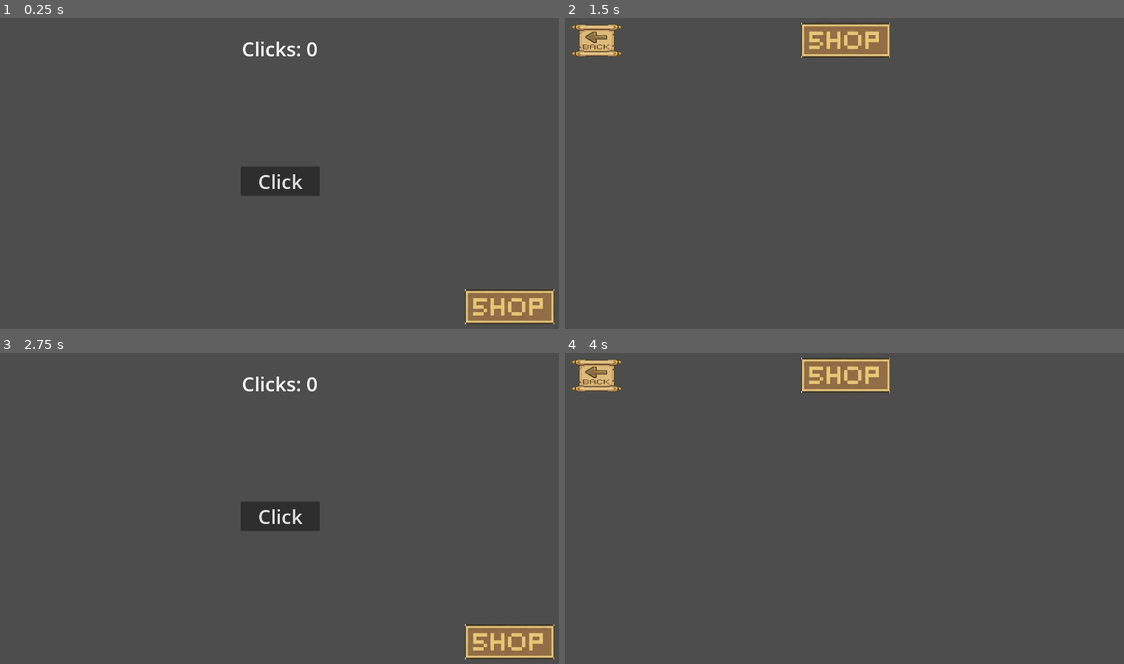
Above: before the commit, frames 1-4 (two rows, left to right).
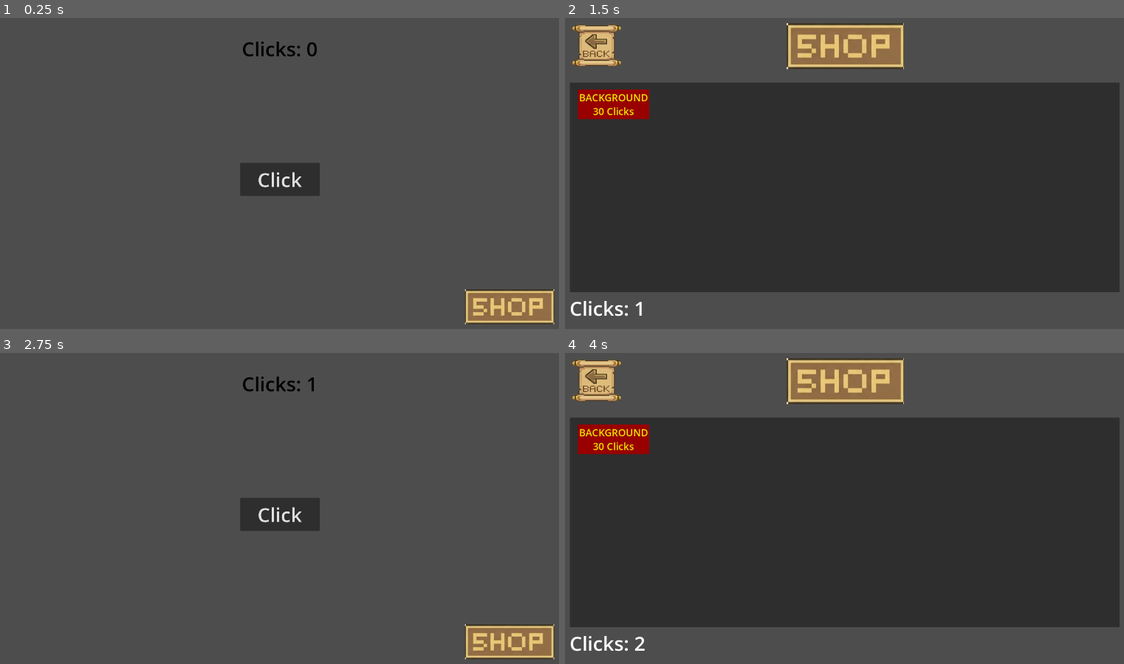
Above: after the commit, the same moments.

Repository: yusuferdembasdemir/ClickPath_via_godot
Game: Godot game, scene res://scenes/main.tscn
Two runs of this game, one before a commit and one after it. Both use one fixed random seed, a clock stepped at 60 frames per second and the inputs below.
Inputs (mouse positions are in pixels of both pictures, inside the frame that each line leads up to; where the layout moved, square brackets give the same spot in the first picture):
- Up to frame 1 (0.25 s): no input
- Up to frame 2 (1.5 s): click "Click" at 0.5 s; click (1073, 307) at 1.25 s
- Up to frame 3 (2.75 s): click (33, 380) [33, 374] at 2 s
- Up to frame 4 (4 s): click "Click" at 2.75 s; click (1073, 642) at 3.5 s

The runs differ from the first frame. In frame 1, 0.6% of the frame differs, in the area x 42-58%, y 7-57%; in frame 2, 69%; in frame 3, 0.6%; in frame 4, 69%, in the area x 0-100%, y 1-96%.

Commit message:
Shop 2/2,Bugfixed

Diff:
--- /dev/null
+++ b/codes/global.gd
@@ -0,0 +1,4 @@
+extends Node
+
+var bg_unlocked = false # Check if the background is purchased,yay
+var click_count = 0 # Current total clicks,make this 1m value plsss
--- a/codes/main.gd
+++ b/codes/main.gd
@@ -1,30 +1,29 @@
 extends Node2D
-
-# Current click count,do this 'more and moreee'
-var click_count = 0
-
+#welcome there!!
 func _ready():
 	update_label()
+	# Apply background visibility based on global status
+	if global.bg_unlocked == true:
+		$BGLayer/Bg.visible = true
+	else:
+		$BGLayer/Bg.visible = false
 
 func _on_button_pressed():
-	# Store the current digit count
-	var previous_digit_count = str(click_count).length()
+	# Store the digit count before incrementing
+	var previous_digit_count = str(global.click_count).length()
 
-	# Increment the count
-	click_count += 1
-	$Label.text = "Clicks: " + str(click_count)
+	global.click_count += 1
+	update_label()
 
-	# Check the new digit count (e.g., 10 is 2 digits)
-	var current_digit_count = str(click_count).length()
+	# Check if the number of digits increased
+	var current_digit_count = str(global.click_count).length()
 
-	# If digit count increased, move the UI to the left
 	if current_digit_count > previous_digit_count:
 		$Label.position.x -= 15
 
 func update_label():
-	$Label.text = "Clicks: " + str(click_count)
-
+	$Label.text = "Clicks: " + str(global.click_count)
 
 func _on_shopbutton_pressed() -> void:
-	#Doin this in 1.30 am n I am so tired,this code goes to shop part
+	# Switch to shop scene
 	get_tree().change_scene_to_file("res://scenes/shopsceene.tscn")
--- /dev/null
+++ b/codes/shopsceene.gd
@@ -0,0 +1,32 @@
+extends Node2D
+
+func _ready():
+	update_label()
+	# Check if the button should exist when entering the shop
+	if global.bg_unlocked == true:
+		# Using find_child for safety in case the node path is slightly different
+		var btn = find_child("BG_Button")
+		if btn:
+			btn.queue_free()
+
+func _on_button_pressed() -> void:
+	# Back to main scene
+	get_tree().change_scene_to_file("res://scenes/main.tscn")
+
+func update_label():
+	$Label.text = "Clicks: " + str(global.click_count)
+
+func _on_bg_button_pressed() -> void:
+	# Logic for purchasing the background
+	if global.click_count >= 30:
+		global.click_count -= 30
+		global.bg_unlocked = true # Save the purchase state
+
+		# Remove only the button, not the whole scene
+		if has_node("BG_Button"):
+			$BG_Button.queue_free()
+
+		update_label() # Refresh UI immediately
+		print("bg un loc ked")
+	else:
+		print("Not enough clicks yet mannn!")
--- a/project.godot
+++ b/project.godot
@@ -15,10 +15,18 @@
 config/features=PackedStringArray("4.6", "Mobile")
 config/icon="res://art/icon.svg"
 
+[autoload]
+
+global="*uid://dqkul7fd8viso"
+
 [display]
 
 window/size/viewport_width=1920
 window/size/viewport_height=1080
+
+[editor]
+
+version_control/autoload_on_startup=true
 
 [physics]
 
--- a/scenes/main.tscn
+++ b/scenes/main.tscn
@@ -2,6 +2,7 @@
 
 [ext_resource type="Script" uid="uid://dd3n1spiul0b" path="res://codes/main.gd" id="1_o5qli"]
 [ext_resource type="Texture2D" uid="uid://b2du4m6hygmbp" path="res://art/ucheta.PNG" id="2_0wfyh"]
+[ext_resource type="Texture2D" uid="uid://drxmalgx0n54g" path="res://art/bacg.png" id="3_sugp2"]
 
 [node name="Main" type="Node2D" unique_id=515319257]
 script = ExtResource("1_o5qli")
@@ -14,8 +15,8 @@
 anchor_top = 0.5
 anchor_right = 0.5
 anchor_bottom = 0.5
-offset_left = -128.5
-offset_top = -48.0
+offset_left = -130.0
+offset_top = -60.0
 offset_right = 128.5
 offset_bottom = 48.0
 grow_horizontal = 2
@@ -28,17 +29,18 @@
 offset_top = -477.0
 offset_right = 68.0
 offset_bottom = -389.0
+theme_override_colors/font_color = Color(0, 0, 0, 1)
 theme_override_font_sizes/font_size = 64
 text = "Clicks:"
 
-[node name="TextureRect" type="TextureRect" parent="." unique_id=564312447]
+[node name="ShopButton" type="TextureRect" parent="." unique_id=564312447]
 offset_left = 601.0
 offset_top = 353.0
 offset_right = 891.0
 offset_bottom = 467.0
 texture = ExtResource("2_0wfyh")
 
-[node name="Button" type="Button" parent="TextureRect" unique_id=1937296369]
+[node name="Button" type="Button" parent="ShopButton" unique_id=1937296369]
 layout_mode = 0
 offset_left = 2.0
 offset_top = 2.0
@@ -46,6 +48,19 @@
 offset_bottom = 111.0
 flat = true
 
+[node name="BGLayer" type="CanvasLayer" parent="." unique_id=132377277]
+layer = -1
+
+[node name="Bg" type="TextureRect" parent="BGLayer" unique_id=1945160622]
+self_modulate = Color(0.69, 0.69, 0.69, 1)
+offset_left = -41.0
+offset_top = -87.0
+offset_right = 1925.0
+offset_bottom = 1107.0
+texture = ExtResource("3_sugp2")
+expand_mode = 1
+stretch_mode = 6
+
 [connection signal="pressed" from="ClickButton" to="." method="_on_mainclick_button_pressed"]
 [connection signal="pressed" from="ClickButton" to="." method="_on_button_pressed"]
-[connection signal="pressed" from="TextureRect/Button" to="." method="_on_shopbutton_pressed"]
+[connection signal="pressed" from="ShopButton/Button" to="." method="_on_shopbutton_pressed"]
--- a/scenes/shopsceene.gd
+++ /dev/null
@@ -1,4 +0,0 @@
-extends Node2D
-
-func _on_button_pressed() -> void:
-	get_tree().change_scene_to_file("res://scenes/main.tscn")
--- a/scenes/shopsceene.tscn
+++ b/scenes/shopsceene.tscn
@@ -1,23 +1,27 @@
 [gd_scene format=3 uid="uid://c6mvub2i3wmek"]
 
-[ext_resource type="Script" uid="uid://rq8i3slqjmcr" path="res://scenes/shopsceene.gd" id="1_4n0su"]
+[ext_resource type="Script" uid="uid://rq8i3slqjmcr" path="res://codes/shopsceene.gd" id="1_4n0su"]
 [ext_resource type="Texture2D" uid="uid://b2du4m6hygmbp" path="res://art/ucheta.PNG" id="1_7vcoo"]
 [ext_resource type="Texture2D" uid="uid://b1rrh58mndpn" path="res://art/zs-removebg-preview.png" id="2_1oag3"]
+
+[sub_resource type="StyleBoxFlat" id="StyleBoxFlat_4n0su"]
+bg_color = Color(0.6, 0, 0, 1)
 
 [node name="Shopsceene" type="Node2D" unique_id=1451452833]
 script = ExtResource("1_4n0su")
 
 [node name="Camera2D" type="Camera2D" parent="." unique_id=1199194449]
 
-[node name="Ucheta" type="Sprite2D" parent="." unique_id=304713322]
-position = Vector2(1, -460)
+[node name="Title" type="Sprite2D" parent="." unique_id=304713322]
+position = Vector2(1, -441.00003)
+scale = Vector2(1.317, 1.321)
 texture = ExtResource("1_7vcoo")
 
 [node name="Back" type="TextureRect" parent="." unique_id=1758784951]
 offset_left = -894.0
 offset_top = -515.0
 offset_right = -564.0
-offset_bottom = -293.0
+offset_bottom = -227.0
 scale = Vector2(0.5, 0.5)
 texture = ExtResource("2_1oag3")
 
@@ -25,8 +29,35 @@
 layout_mode = 0
 offset_left = 18.0
 offset_top = 8.0
-offset_right = 330.0
-offset_bottom = 218.0
+offset_right = 175.0
+offset_bottom = 144.0
+scale = Vector2(2, 2)
 flat = true
 
+[node name="Panel" type="Panel" parent="." unique_id=271244739]
+offset_left = -896.0
+offset_top = -322.0
+offset_right = 893.0
+offset_bottom = 362.0
+
+[node name="BG_Button" type="Button" parent="." unique_id=1191714280]
+offset_left = -870.0
+offset_top = -300.0
+offset_right = -638.0
+offset_bottom = -202.0
+theme_override_colors/font_color = Color(0.9236369, 0.9089682, 0, 1)
+theme_override_font_sizes/font_size = 32
+theme_override_styles/normal = SubResource("StyleBoxFlat_4n0su")
+text = "BACKGROUND
+30 Clicks"
+
+[node name="Label" type="Label" parent="." unique_id=1091007983]
+offset_left = -897.0
+offset_top = 370.0
+offset_right = -704.0
+offset_bottom = 458.0
+theme_override_font_sizes/font_size = 64
+text = "Clicks:"
+
 [connection signal="pressed" from="Back/Button" to="." method="_on_button_pressed"]
+[connection signal="pressed" from="BG_Button" to="." method="_on_bg_button_pressed"]
Binary file added: art/bacg.png
Not shown, added: art/bacg.png.import
Not shown, added: codes/global.gd.uid
Renamed: scenes/shopsceene.gd.uid -> codes/shopsceene.gd.uid
